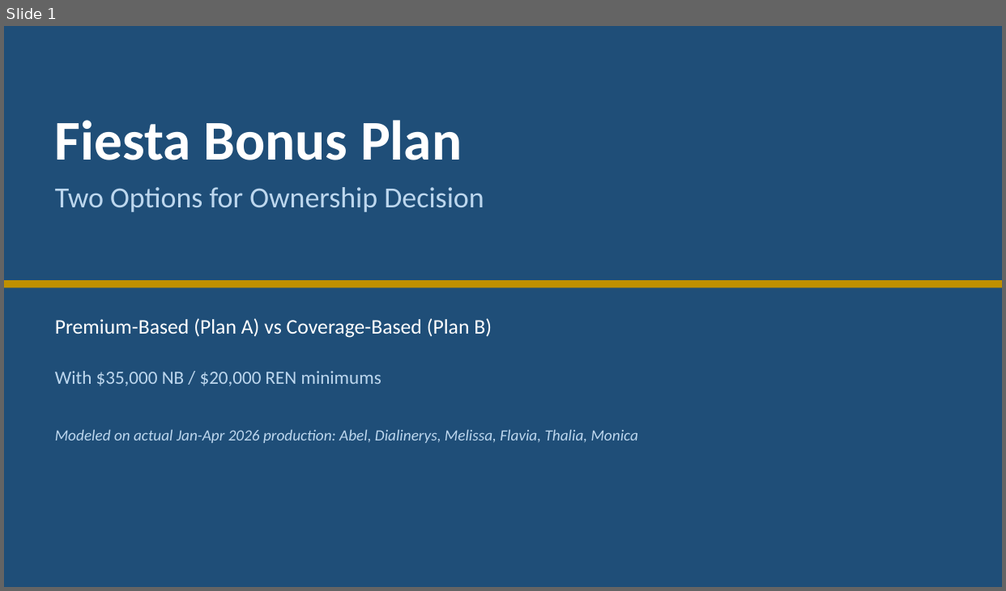
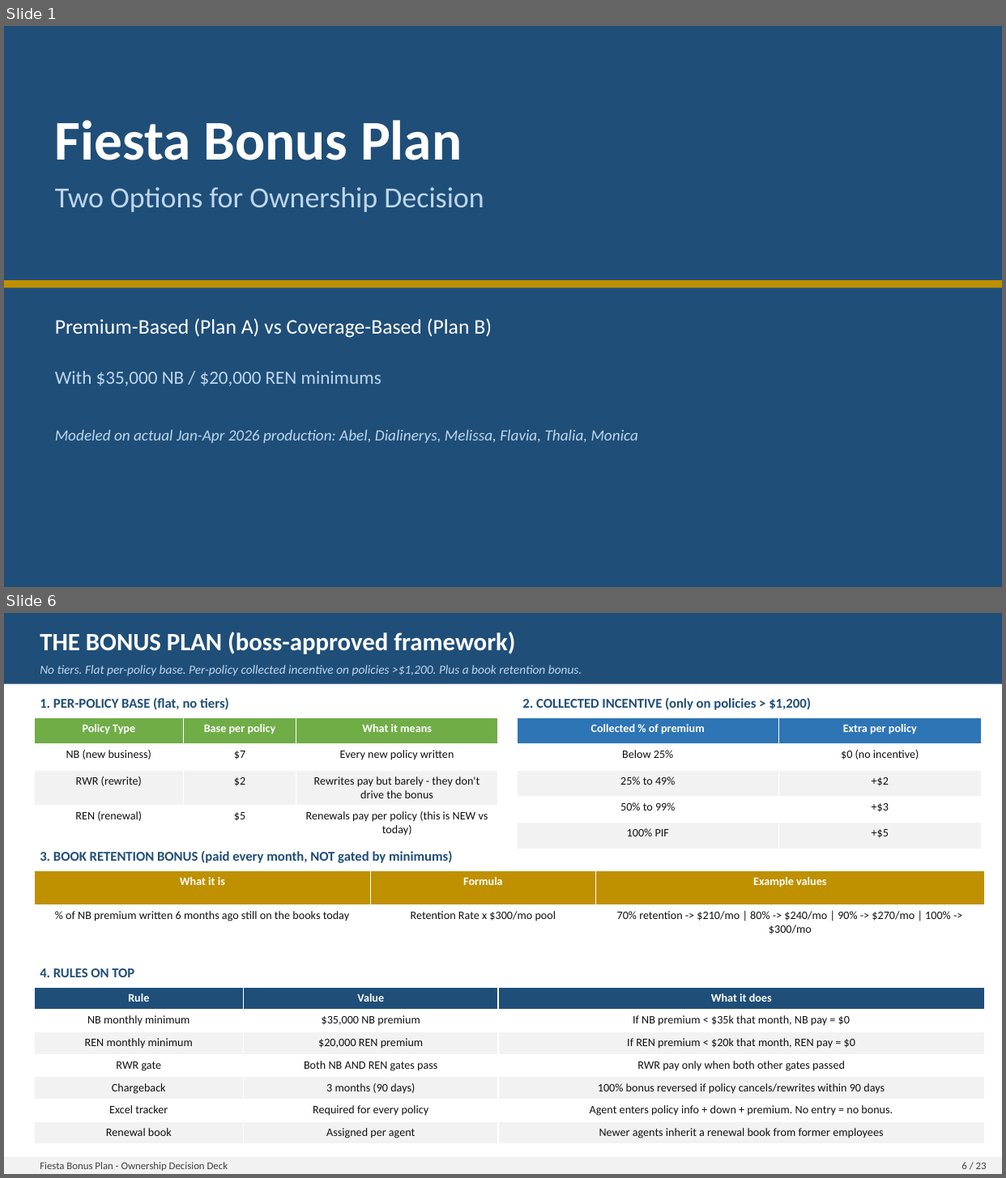
Before and after one commit to FAUS-tech/fiesta-bonus, a slide deck: output/Bonus_Proposal_Presentation.pptx. Shown one above the other, each under a label of ours: slide 1 before the commit, slides 1 and 6 after it; the slides between them are not shown. The pictures are 1006x591 and 1006x1178 pixels, drawn with LibreOffice and Linux fonts; fonts in the diff are those of the drawing. Boxes give left, top, right and bottom in pixels: in the first picture for what was removed or moved away, otherwise in the second. Text is boxed around its words. In the diff, an @@ line names an element or a change of style, - is before the commit and + after.

```diff
--- a/output/Bonus_Proposal_Presentation.pptx
+++ b/output/Bonus_Proposal_Presentation.pptx
@@ slide 6 added at (x1=4, y1=613, x2=1002, y2=1174), background #FFFFFF @@
@@ rectangle added at (x1=4, y1=613, x2=1002, y2=684), fill #1F4E78 @@
@@ text added at (x1=40, y1=632, x2=515, y2=654), 24 pt, text #FFFFFF, bold @@
+THE BONUS PLAN (boss-approved framework)
@@ text added at (x1=40, y1=665, x2=582, y2=676), 12 pt, text #BDD7EE, italic @@
+No tiers. Flat per-policy base. Per-policy collected incentive on policies >$1,200. Plus a book retention bonus.
@@ text added at (x1=40, y1=698, x2=229, y2=710), 13 pt, text #1F4E78, bold @@
+1. PER-POLICY BASE (flat, no tiers)
@@ text added at (x1=522, y1=698, x2=811, y2=710), 13 pt, text #1F4E78, bold @@
+2. COLLECTED INCENTIVE (only on policies > $1,200)
@@ table added at (x1=34, y1=717, x2=498, y2=839), 4 rows, 3 columns @@
+Policy Type | Base per policy | What it means
+NB (new business) | $7 | Every new policy written
+RWR (rewrite) | $2 | Rewrites pay but barely - they don't drive the bonus
+REN (renewal) | $5 | Renewals pay per policy (this is NEW vs today)
@@ table added at (x1=517, y1=717, x2=981, y2=849), 5 rows, 2 columns @@
+Collected % of premium | Extra per policy
+Below 25% | $0 (no incentive)
+25% to 49% | +$2
+50% to 99% | +$3
+100% PIF | +$5
@@ text added at (x1=40, y1=851, x2=452, y2=863), 13 pt, text #1F4E78, bold @@
+3. BOOK RETENTION BONUS (paid every month, NOT gated by minimums)
@@ table added at (x1=34, y1=871, x2=985, y2=939), 2 rows, 3 columns @@
+What it is | Formula | Example values
+% of NB premium written 6 months ago still on the books today | Retention Rate x $300/mo pool | 70% retention -> $210/mo | 80% -> $240/mo | 90% -> $270/mo | 100% -> $300/mo
@@ text added at (x1=40, y1=969, x2=134, y2=977), 13 pt, text #1F4E78, bold @@
+4. RULES ON TOP
@@ table added at (x1=34, y1=987, x2=985, y2=1144), 7 rows, 3 columns @@
+Rule | Value | What it does
+NB monthly minimum | $35,000 NB premium | If NB premium < $35k that month, NB pay = $0
+REN monthly minimum | $20,000 REN premium | If REN premium < $20k that month, REN pay = $0
+RWR gate | Both NB AND REN gates pass | RWR pay only when both other gates passed
+Chargeback | 3 months (90 days) | 100% bonus reversed if policy cancels/rewrites within 90 days
+Excel tracker | Required for every policy | Agent enters policy info + down + premium. No entry = no bonus.
+Renewal book | Assigned per agent | Newer agents inherit a renewal book from former employees
@@ rectangle added at (x1=4, y1=1157, x2=1002, y2=1174), fill #F2F2F2 @@
@@ text added at (x1=40, y1=1162, x2=228, y2=1171), 10 pt, text #404040 @@
+Fiesta Bonus Plan - Ownership Decision Deck
@@ text added at (x1=961, y1=1162, x2=987, y2=1169), 10 pt, text #404040 @@
+6 / 23
```
Also in this commit, not shown: 20 slides changed, 2 slides removed, 3 other files.
